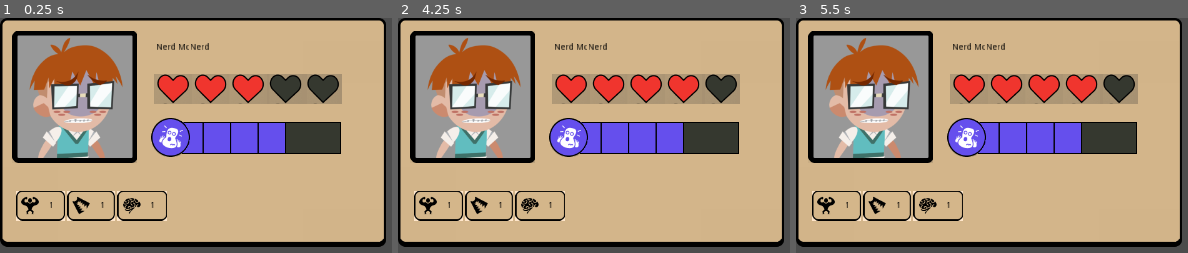
Above: before the commit, frames 1-3 (left to right).
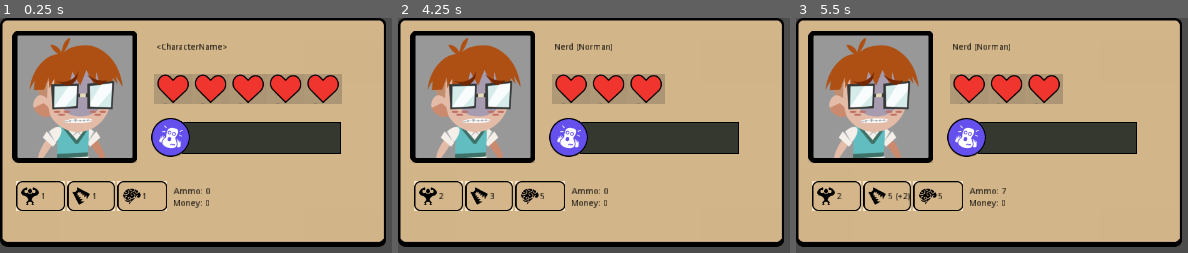
Above: after the commit, the same moments.

Repository: game-jam-it/game-off-jam
Game: Godot game, scene res://Main.tscn
Same seed, same stepped clock (60 frames per second), same inputs: the game is played once before the commit and once after it.
Inputs (mouse positions are in pixels of both pictures, inside the frame that each line leads up to):
- Up to frame 1 (0.25 s): no input
- Up to frame 2 (4.25 s): tap Enter at 0.5, 2, 3.5 s; move the mouse to (outside the picture) at 0.52 s; tap Space at 1.25, 2.75 s; move the mouse to (outside the picture) at 1.27 s; move the mouse to (outside the picture) at 2.02 s; move the mouse to (outside the picture) at 2.77 s; move the mouse to (outside the picture) at 3.52 s; tap F1 (test) at 4.15 s
- Up to frame 3 (5.5 s): move the mouse to (956, 175) at 4.27 s; tap F2 (test_2, bound only after the commit) at 4.9 s; move the mouse to (outside the picture) at 5.02 s

The runs differ from the first frame. In frame 1, 7.2% of the frame differs, in the area x 4-87%, y 10-87%; in frame 2, 8.3%; in frame 3, 8.4%, in the area x 4-88%, y 10-87%.

Commit message:
Loading character stats
Added character resources that can be loaded into ActorStats

Diff:
--- a/Actor/ActorInventory.gd
+++ b/Actor/ActorInventory.gd
@@ -12,29 +12,31 @@
 """
 
 # Items
-var trinkets: Array = []
-var consumables: Array = []
-var weapons: Array = []
+var inventory: Array = []
 
-signal trinkets_changed(trinkets)
-signal consumables_changed(consumables)
-signal weapons_changed(weapons)
+signal inventory_changed(inventory)
 
-func add_trinket(trinket: Trinket) -> void:
-	trinkets.append(trinket)
-	emit_signal("trinkets_changed", trinkets)
+func add_item(item: Item) -> void:
+	inventory.append(item)
+	emit_signal("inventory_changed", inventory)
 
-func add_consumable(consumable: ConsumableItem) -> void:
-	consumables.append(consumable)
-	emit_signal("consumables_changed", consumables)
+func remove_item(item_slot: int) -> void:
+	if item_slot > inventory.size() - 1:
+		return
+
+	inventory.remove(item_slot)
+	emit_signal("inventory_changed", inventory)
 
 func consume_item(item_slot: int) -> void:
-	if item_slot < consumables.size():
-		consumables[item_slot].consume()
+	if item_slot > inventory.size() - 1:
+		return
 
-func add_weapon(weapon: Weapon) -> void:
-	weapons.append(weapon)
-	emit_signal("weapons_changed", weapons)
+	var item = inventory[item_slot]
+	# Make sure the item is a consumable and consume + remove it
+	if item is ConsumableItem:
+		item.consume()
+		inventory.remove(item_slot)
+		emit_signal("inventory_changed", inventory)
 
 # Supplies
 var money: int = 0 setget set_money
--- a/Actor/ActorStats.gd
+++ b/Actor/ActorStats.gd
@@ -11,20 +11,48 @@
 	Smarts
 """
 
-var item = preload("res://Items/Consumables/AmmunitionBox.tres")
-var item2 = preload("res://Items/Consumables/Apple.tres")
+var item1 = preload("res://Items/Consumables/AmmunitionBox.tres")
+var item2 = preload("res://Items/Consumables/Cleats.tres")
+var character1 = preload("res://Characters/Nerd.tres")
 
 func _input(_event):
 	if Input.is_action_just_pressed("test"):
-		print("consuming: " + item.name)
-		item.consume()
+		ActorStats.character = character1
+	if Input.is_action_just_pressed("test_2"):
+		print("consuming: " + item1.name)
+		item1.consume()
 		print("consuming: " + item2.name)
 		item2.consume()
 
+# Base info
+var character: Character setget set_character
+
+signal character_changed(character)
+
+func set_character(new_character: Character) -> void:
+	character = new_character
+	emit_signal("character_changed", new_character)
+
+	# Set all the character stats
+	# Primary stats
+	set_max_hearts(new_character.max_hp)
+	set_current_hearts(new_character.max_hp)
+	set_current_stress(0)
+	# Secondary stats
+	set_fortitude(new_character.fortitude)
+	set_fortitude_boost(0)
+	set_daring(new_character.daring)
+	set_daring_boost(0)
+	set_smarts(new_character.smarts)
+	set_smarts_boost(0)
+	# Reset inventory too
+	ActorInventory.ammo = 0
+	ActorInventory.money = 0
+
 # Primary stats
-var current_hearts: int = 3 setget set_current_hearts
+var current_hearts: int = 5 setget set_current_hearts
 var max_hearts: int = 5 setget set_max_hearts
-var current_stress: int = 4 setget set_current_stress
+var current_stress: int = 0 setget set_current_stress
 var max_stress: int = 6 setget set_max_stress
 
 signal hearts_changed(value)
@@ -88,16 +116,16 @@
 	fortitude_boost = value
 	fortitude = base_fortitude + value
 	emit_signal("fortitude_changed", fortitude)
-	emit_signal("fortitude_boost_changed", fortitude)
+	emit_signal("fortitude_boost_changed", fortitude_boost)
 
 func set_daring_boost(value: int) -> void:
 	daring_boost = value
 	daring = base_daring + value
 	emit_signal("daring_changed", daring)
-	emit_signal("daring_boost_changed", daring)
+	emit_signal("daring_boost_changed", daring_boost)
 
 func set_smarts_boost(value: int) -> void:
 	smarts_boost = value
 	smarts = base_smarts + value
 	emit_signal("smarts_changed", smarts)
-	emit_signal("smarts_boost_changed", smarts)
+	emit_signal("smarts_boost_changed", smarts_boost)
--- /dev/null
+++ b/Characters/BlackDude.tres
@@ -0,0 +1,14 @@
+[gd_resource type="Resource" load_steps=2 format=2]
+
+[ext_resource path="res://Characters/Character.gd" type="Script" id=1]
+
+[resource]
+script = ExtResource( 1 )
+name = "Black Dude (PG)"
+unique_effect_description = "Followers cannot protect you from a slasher's deathblow."
+max_hp = 6
+fortitude = 2
+daring = 3
+smarts = 4
+items = [  ]
+character_effects = [  ]
--- /dev/null
+++ b/Characters/Character.gd
@@ -0,0 +1,20 @@
+extends Resource
+class_name Character
+
+export(String) var name = ""
+export(String) var unique_effect_description = ""
+export(int) var max_hp = 1
+export(int) var fortitude = 1
+export(int) var daring = 1
+export(int) var smarts = 1
+
+# Base items when starting out
+export(Array, Resource) var items
+
+# Resources for the advanced effects
+export(Array, Resource) var character_effects
+
+func activate_effect() -> void:
+	for effect in character_effects:
+		if effect != null and effect.has_method("trigger_effect"):
+			effect.trigger_effect(self)
--- /dev/null
+++ b/Characters/Cheerleader.tres
@@ -0,0 +1,14 @@
+[gd_resource type="Resource" load_steps=2 format=2]
+
+[ext_resource path="res://Characters/Character.gd" type="Script" id=1]
+
+[resource]
+script = ExtResource( 1 )
+name = "Cheerleader (Stacynda)"
+unique_effect_description = "When using Daring to cross a passage, gain +1"
+max_hp = 3
+fortitude = 3
+daring = 6
+smarts = 2
+items = [  ]
+character_effects = [  ]
--- /dev/null
+++ b/Characters/Effects/Scripts/CharacterEffect.gd
@@ -0,0 +1,5 @@
+extends Resource
+class_name CharacterEffect
+
+func trigger_effect() -> void:
+	return
--- /dev/null
+++ b/Characters/Jock.tres
@@ -0,0 +1,14 @@
+[gd_resource type="Resource" load_steps=2 format=2]
+
+[ext_resource path="res://Characters/Character.gd" type="Script" id=1]
+
+[resource]
+script = ExtResource( 1 )
+name = "Jock (Sbrandon)"
+unique_effect_description = "Gains +1 when using fortitude to open passageways. (doors, hatches, etc)"
+max_hp = 4
+fortitude = 5
+daring = 2
+smarts = 1
+items = [  ]
+character_effects = [  ]
--- /dev/null
+++ b/Characters/Nerd.tres
@@ -0,0 +1,14 @@
+[gd_resource type="Resource" load_steps=2 format=2]
+
+[ext_resource path="res://Characters/Character.gd" type="Script" id=1]
+
+[resource]
+script = ExtResource( 1 )
+name = "Nerd (Norman)"
+unique_effect_description = "Wining a smarts challenge will show the player the location of a valuable treasure, or the slasher, it will be differentiated."
+max_hp = 3
+fortitude = 2
+daring = 3
+smarts = 5
+items = [  ]
+character_effects = [  ]
--- /dev/null
+++ b/Characters/OccultGirl.tres
@@ -0,0 +1,14 @@
+[gd_resource type="Resource" load_steps=2 format=2]
+
+[ext_resource path="res://Characters/Character.gd" type="Script" id=1]
+
+[resource]
+script = ExtResource( 1 )
+name = "Occult Girl (Lola)"
+unique_effect_description = "All stats gain +1 when above 3 stress, all stats gain another +1 when in a panic."
+max_hp = 2
+fortitude = 2
+daring = 3
+smarts = 3
+items = [  ]
+character_effects = [  ]
--- /dev/null
+++ b/Characters/QueenBee.tres
@@ -0,0 +1,14 @@
+[gd_resource type="Resource" load_steps=2 format=2]
+
+[ext_resource path="res://Characters/Character.gd" type="Script" id=1]
+
+[resource]
+script = ExtResource( 1 )
+name = "Queen Bee (Vanessa)"
+unique_effect_description = "Followers give +1 to a random stat in addition to what they normally do. Recruiting followers gets a -1 discount."
+max_hp = 2
+fortitude = 2
+daring = 2
+smarts = 2
+items = [  ]
+character_effects = [  ]
--- /dev/null
+++ b/Characters/Stoner.tres
@@ -0,0 +1,14 @@
+[gd_resource type="Resource" load_steps=2 format=2]
+
+[ext_resource path="res://Characters/Character.gd" type="Script" id=1]
+
+[resource]
+script = ExtResource( 1 )
+name = "Stoner (The Dude)"
+unique_effect_description = ""
+max_hp = 2
+fortitude = 2
+daring = 3
+smarts = 2
+items = [  ]
+character_effects = [  ]
--- /dev/null
+++ b/UserInterface/ExpeditionUI/ExpeditionUI.gd
@@ -0,0 +1,18 @@
+extends Control
+
+onready var actorname_label = $BackgroundRect/ActorName
+
+var character_name: String = "" setget set_character_name
+
+func _ready():
+	if ActorStats.character != null:
+		self.character_name = ActorStats.character.name
+
+	ActorStats.connect("character_changed", self, "on_character_changed")
+
+func set_character_name(name: String) -> void:
+	character_name = name
+	actorname_label.text = name
+
+func on_character_changed(character: Character) -> void:
+	set_character_name(character.name)
--- a/UserInterface/ExpeditionUI/ExpeditionUI.tscn
+++ b/UserInterface/ExpeditionUI/ExpeditionUI.tscn
@@ -1,14 +1,16 @@
-[gd_scene load_steps=6 format=2]
+[gd_scene load_steps=7 format=2]
 
 [ext_resource path="res://UserInterface/ExpeditionUI/HealthUI.tscn" type="PackedScene" id=1]
 [ext_resource path="res://UserInterface/Assets/ui_background_nineslice.png" type="Texture" id=2]
 [ext_resource path="res://UserInterface/Assets/character_portrait.png" type="Texture" id=3]
 [ext_resource path="res://UserInterface/ExpeditionUI/StressUI.tscn" type="PackedScene" id=4]
 [ext_resource path="res://UserInterface/ExpeditionUI/StatUI.tscn" type="PackedScene" id=5]
+[ext_resource path="res://UserInterface/ExpeditionUI/ExpeditionUI.gd" type="Script" id=6]
 
 [node name="ExpeditionUI" type="Control"]
 anchor_right = 1.0
 anchor_bottom = 1.0
+script = ExtResource( 6 )
 
 [node name="BackgroundRect" type="NinePatchRect" parent="."]
 margin_right = 618.0
@@ -32,7 +34,7 @@
 margin_right = 335.0
 margin_bottom = 54.0
 custom_colors/font_color = Color( 0, 0, 0, 1 )
-text = "Nerd McNerd"
+text = "<CharacterName>"
 
 [node name="HealthUI" parent="BackgroundRect" instance=ExtResource( 1 )]
 margin_left = 247.0
@@ -48,6 +50,6 @@
 
 [node name="StatUI" parent="BackgroundRect" instance=ExtResource( 5 )]
 margin_left = 26.0
-margin_top = 276.0
+margin_top = 261.0
 margin_right = 66.0
-margin_bottom = 316.0
+margin_bottom = 301.0
--- a/UserInterface/ExpeditionUI/StatDisplay.tscn
+++ b/UserInterface/ExpeditionUI/StatDisplay.tscn
@@ -11,14 +11,28 @@
 stat_name = "<StatName>"
 stat_description = "<StatDescription>"
 
-[node name="Value" type="Label" parent="."]
-margin_left = 36.0
-margin_top = 17.0
-margin_right = 76.0
-margin_bottom = 31.0
+[node name="HBoxContainer" type="HBoxContainer" parent="."]
+margin_left = 39.0
+margin_top = 5.0
+margin_right = 79.0
+margin_bottom = 45.0
+mouse_filter = 2
+
+[node name="Value" type="Label" parent="HBoxContainer"]
+margin_top = 13.0
+margin_right = 8.0
+margin_bottom = 27.0
 custom_colors/font_color = Color( 0, 0, 0, 1 )
 text = "1"
 align = 1
 
+[node name="ValueBoost" type="Label" parent="HBoxContainer"]
+margin_left = 12.0
+margin_top = 13.0
+margin_right = 36.0
+margin_bottom = 27.0
+custom_colors/font_color = Color( 0, 0, 0, 1 )
+text = "(+0)"
+
 [connection signal="mouse_entered" from="." to="." method="_on_StatDisplay_mouse_entered"]
 [connection signal="mouse_exited" from="." to="." method="_on_StatDisplay_mouse_exited"]
--- a/UserInterface/ExpeditionUI/StatUI.gd
+++ b/UserInterface/ExpeditionUI/StatUI.gd
@@ -1,36 +1,75 @@
 extends Control
 
-onready var fortitude_value_label = $HBoxContainer/FortitudeDisplay/Value
-onready var daring_value_label = $HBoxContainer/DaringDisplay/Value
-onready var smarts_value_label = $HBoxContainer/SmartsDisplay/Value
-
-var fortitude: int = 1 setget set_fortitude
-var daring: int = 1 setget set_daring
-var smarts: int = 1 setget set_smarts
+# Secondary stats
+onready var fortitude_value_label = $HBoxContainer/FortitudeDisplay/HBoxContainer/Value
+onready var daring_value_label = $HBoxContainer/DaringDisplay/HBoxContainer/Value
+onready var smarts_value_label = $HBoxContainer/SmartsDisplay/HBoxContainer/Value
+onready var fortitude_boost_value_label = $HBoxContainer/FortitudeDisplay/HBoxContainer/ValueBoost
+onready var daring_boost_value_label = $HBoxContainer/DaringDisplay/HBoxContainer/ValueBoost
+onready var smarts_boost_value_label = $HBoxContainer/SmartsDisplay/HBoxContainer/ValueBoost
+# Supplies
+onready var ammo_label = $AmmoLabel
+onready var money_label = $MoneyLabel
 
 func _ready() -> void:
-	self.fortitude = ActorStats.fortitude
-	self.daring = ActorStats.daring
-	self.smarts = ActorStats.smarts
+	# Secondary stats
+	on_fortitude_changed(ActorStats.fortitude)
+	on_daring_changed(ActorStats.daring)
+	on_smarts_changed(ActorStats.smarts)
+	on_fortitude_boost_changed(ActorStats.fortitude_boost)
+	on_daring_boost_changed(ActorStats.daring_boost)
+	on_smarts_boost_changed(ActorStats.smarts_boost)
 
 	ActorStats.connect("fortitude_changed", self, "on_fortitude_changed")
 	ActorStats.connect("daring_changed", self, "on_daring_changed")
 	ActorStats.connect("smarts_changed", self, "on_smarts_changed")
+	ActorStats.connect("fortitude_boost_changed", self, "on_fortitude_boost_changed")
+	ActorStats.connect("daring_boost_changed", self, "on_daring_boost_changed")
+	ActorStats.connect("smarts_boost_changed", self, "on_smarts_boost_changed")
 
-func set_fortitude(value: int) -> void:
+	# Supplies
+	on_ammo_changed(ActorInventory.ammo)
+	on_money_changed(ActorInventory.money)
+
+	ActorInventory.connect("ammo_changed", self, "on_ammo_changed")
+	ActorInventory.connect("money_changed", self, "on_money_changed")
+
+# Secondary stats
+func on_fortitude_changed(value: int) -> void:
 	fortitude_value_label.text = str(value)
 
-func set_daring(value: int) -> void:
+func on_daring_changed(value: int) -> void:
 	daring_value_label.text = str(value)
 
-func set_smarts(value: int) -> void:
+func on_smarts_changed(value: int) -> void:
 	smarts_value_label.text = str(value)
 
-func on_fortitude_changed(value: int) -> void:
-	self.fortitude = value
+func on_fortitude_boost_changed(value: int) -> void:
+	var label_text = ""
+	if value > 0:
+		label_text = "(+%s)" % value
 
-func on_daring_changed(value: int) -> void:
-	self.daring = value
+	fortitude_boost_value_label.text = label_text
 
-func on_smarts_changed(value: int) -> void:
-	self.smarts = value
+func on_daring_boost_changed(value: int) -> void:
+	var label_text = ""
+	if value > 0:
+		label_text = "(+%s)" % value
+
+	daring_boost_value_label.text = label_text
+
+func on_smarts_boost_changed(value: int) -> void:
+	var label_text = ""
+	if value > 0:
+		label_text = "(+%s)" % value
+
+	smarts_boost_value_label.text = label_text
+
+# Supplies
+func on_ammo_changed(value: int) -> void:
+	var label_text = "Ammo: %s"
+	ammo_label.text = label_text % value
+
+func on_money_changed(value: int) -> void:
+	var label_text = "Money: %s"
+	money_label.text = label_text % value
--- a/UserInterface/ExpeditionUI/StatUI.tscn
+++ b/UserInterface/ExpeditionUI/StatUI.tscn
@@ -31,3 +31,19 @@
 texture = ExtResource( 3 )
 stat_name = "Smarts"
 stat_description = "How book-smart a character is, can be used to use various tech, books, machinery, among other things while under pressure, can also be used to persuade someone with logic and knowledge."
+
+[node name="AmmoLabel" type="Label" parent="."]
+margin_left = 252.0
+margin_top = 10.0
+margin_right = 309.0
+margin_bottom = 24.0
+custom_colors/font_color = Color( 0, 0, 0, 1 )
+text = "<ammo>"
+
+[node name="MoneyLabel" type="Label" parent="."]
+margin_left = 251.0
+margin_top = 29.0
+margin_right = 311.0
+margin_bottom = 43.0
+custom_colors/font_color = Color( 0, 0, 0, 1 )
+text = "<money>"
--- a/project.godot
+++ b/project.godot
@@ -10,9 +10,19 @@
 
 _global_script_classes=[ {
 "base": "Resource",
+"class": "Character",
+"language": "GDScript",
+"path": "res://Characters/Character.gd"
+}, {
+"base": "Resource",
+"class": "CharacterEffect",
+"language": "GDScript",
+"path": "res://Characters/Effects/Scripts/CharacterEffect.gd"
+}, {
+"base": "Resource",
 "class": "ConsumableEffect",
 "language": "GDScript",
-"path": "res://Items/ConsumableEffect.gd"
+"path": "res://Items/ConsumableEffects/Scripts/ConsumableEffect.gd"
 }, {
 "base": "Item",
 "class": "ConsumableItem",
@@ -55,6 +65,8 @@
 "path": "res://Items/Weapon.gd"
 } ]
 _global_script_class_icons={
+"Character": "",
+"CharacterEffect": "",
 "ConsumableEffect": "",
 "ConsumableItem": "",
 "GainRandomAmmoEffect": "",
@@ -74,8 +86,8 @@
 
 [autoload]
 
+ActorInventory="*res://Actor/ActorInventory.gd"
 ActorStats="*res://Actor/ActorStats.gd"
-ActorInventory="*res://Actor/ActorInventory.gd"
 
 [display]
 
@@ -95,6 +107,11 @@
 "events": [ Object(InputEventKey,"resource_local_to_scene":false,"resource_name":"","device":0,"alt":false,"shift":false,"control":false,"meta":false,"command":false,"pressed":false,"scancode":16777244,"physical_scancode":0,"unicode":0,"echo":false,"script":null)
  ]
 }
+test_2={
+"deadzone": 0.5,
+"events": [ Object(InputEventKey,"resource_local_to_scene":false,"resource_name":"","device":0,"alt":false,"shift":false,"control":false,"meta":false,"command":false,"pressed":false,"scancode":16777245,"physical_scancode":0,"unicode":0,"echo":false,"script":null)
+ ]
+}
 
 [physics]
 
Renamed: Items/ConsumableEffect.gd -> Items/ConsumableEffects/Scripts/ConsumableEffect.gd
Binary file removed: Items/Consumables/null_item.png
Not shown, removed: Items/Consumables/null_item.png.import
